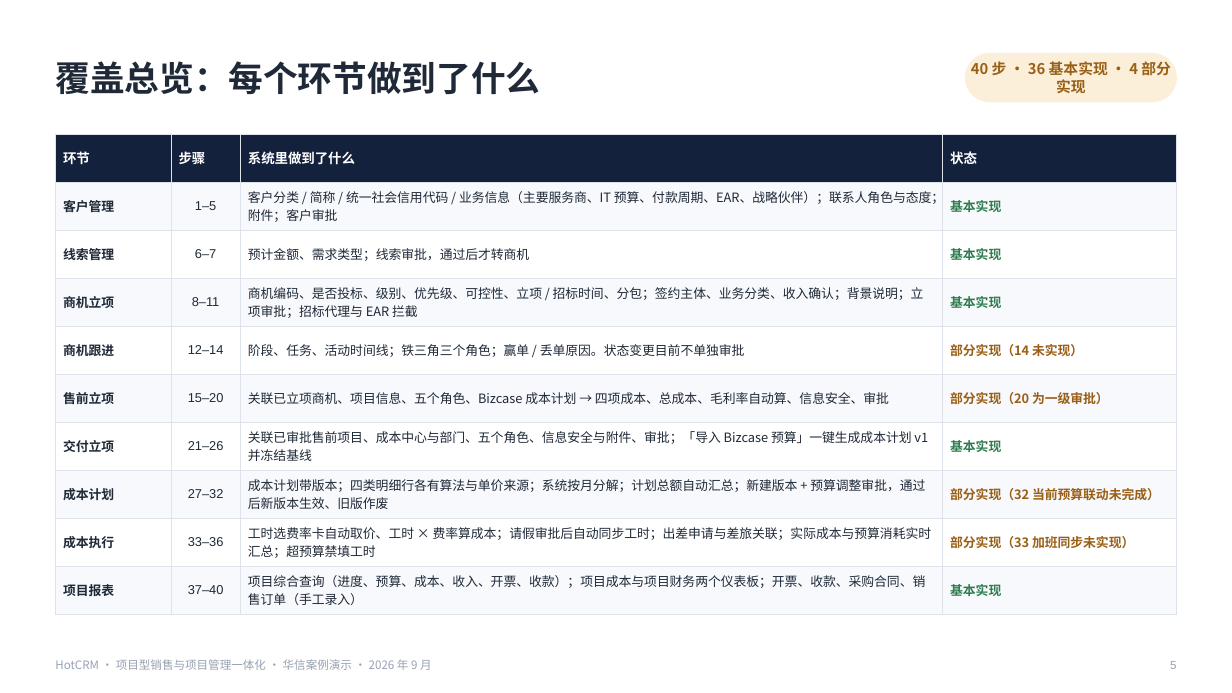
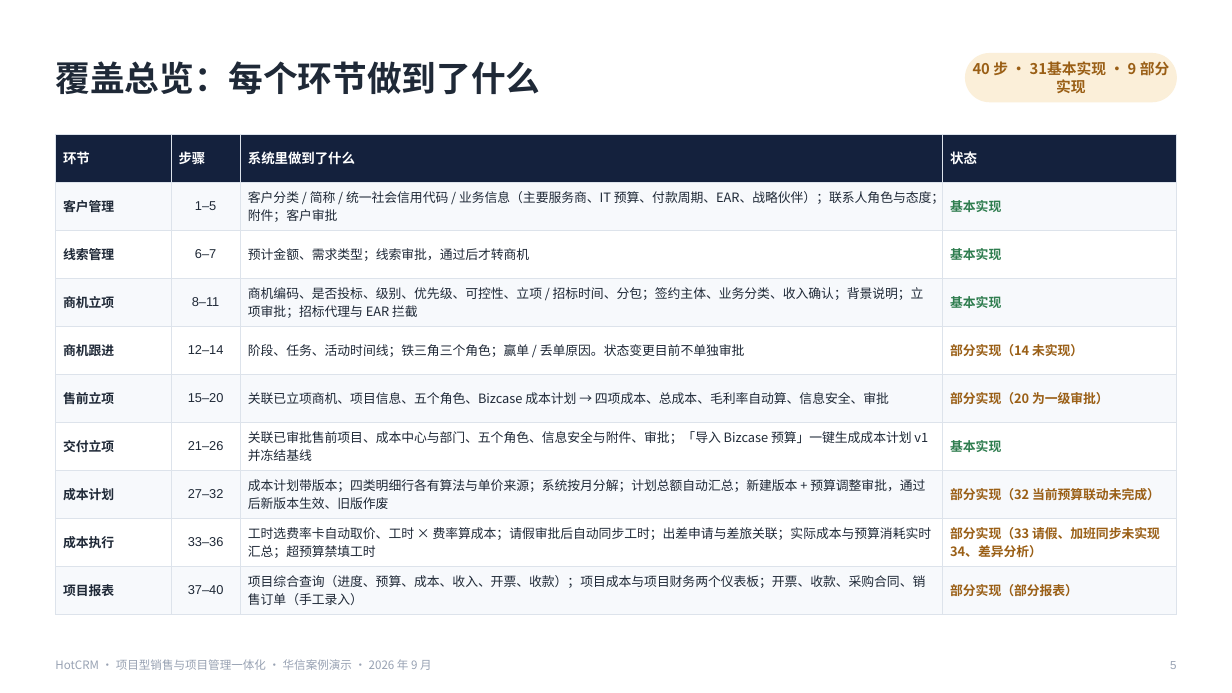
Before and after one commit to sunhaolin/hotcrm, a slide deck: slide 5 of docs/demo/psa-presales/客户汇报-华信案例.pptx. Drawn at 1232x693 pixels with LibreOffice and Linux fonts; fonts in the diff are those of the drawing. Boxes give left, top, right and bottom in pixels: in the first picture for what was removed or moved away, otherwise in the second. Text is boxed around its words. In the diff, an @@ line names an element or a change of style, - is before the commit and + after.

```diff
--- a/docs/demo/psa-presales/客户汇报-华信案例.pptx
+++ b/docs/demo/psa-presales/客户汇报-华信案例.pptx
@@ text at box(973, 61, 1170, 93): text changed @@
-40 步 · 36 基本实现 · 4 部分实现
+40 步 · 31基本实现 · 9 部分实现
@@ table at box(55, 134, 1177, 615) @@
-row 9, column 4: 部分实现（33 加班同步未实现）
+row 9, column 4: 部分实现（33 请假、加班同步未实现34、差异分析）
-row 10, column 4: 基本实现
+row 10, column 4: 部分实现（部分报表）
```
Also in this commit, not shown: 5 other slides changed, 2 slides removed, 2 other files.
